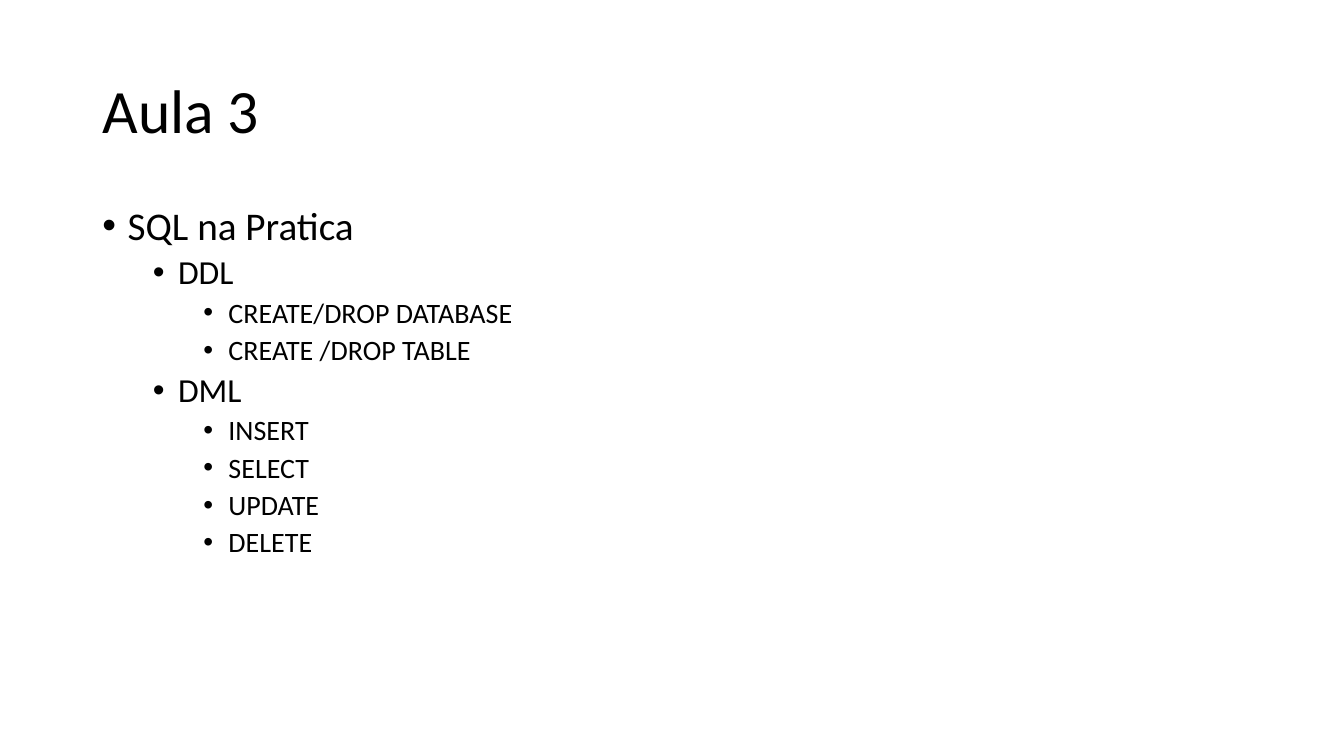
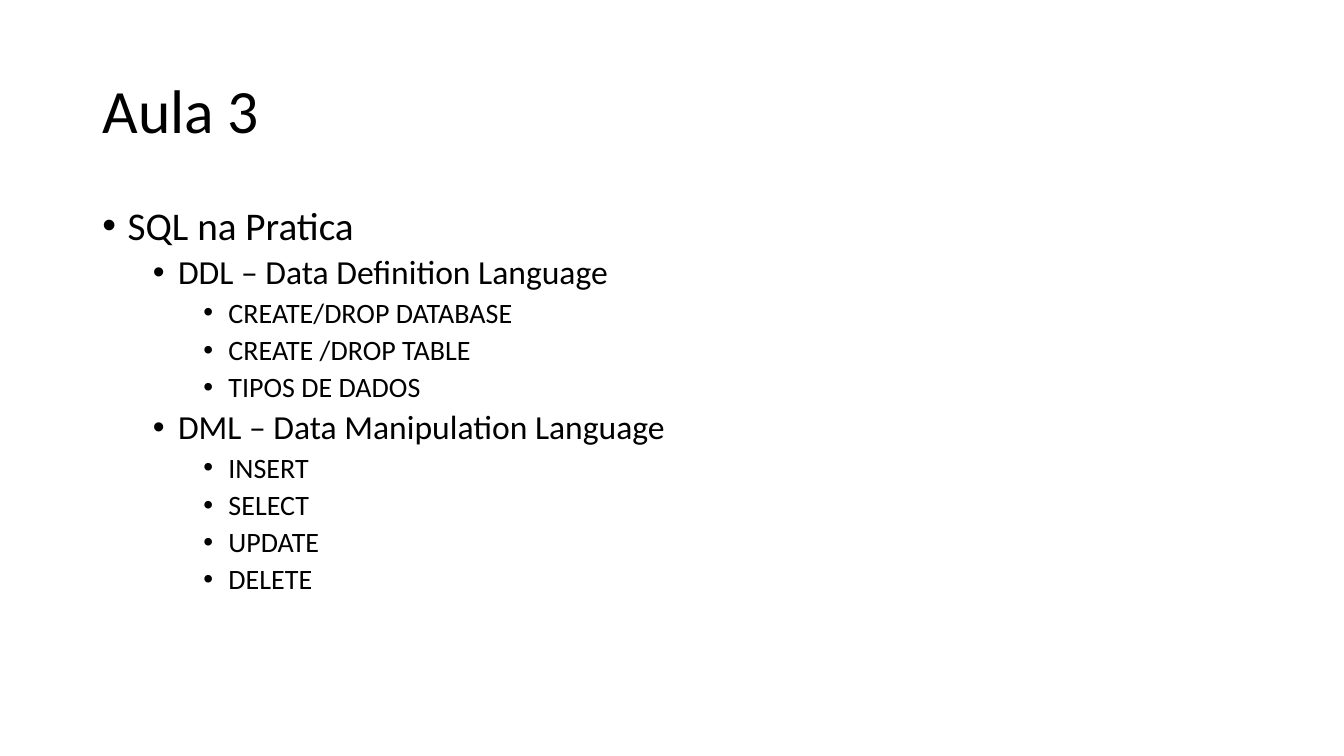
Before and after one commit to finalshareWilliam/learn-db, a slide deck: slide 29 of slides/Curso BD.pptx. Drawn at 1344x756 pixels with LibreOffice and Linux fonts; fonts in the diff are those of the drawing. Boxes give left, top, right and bottom in pixels: in the first picture for what was removed or moved away, otherwise in the second. Text is boxed around its words. In the diff, an @@ line names an element or a change of style, - is before the commit and + after.

Commit message:
Aula4 - inicio

```diff
--- a/slides/Curso BD.pptx
+++ b/slides/Curso BD.pptx
@@ text at bbox=[178, 260, 608, 290]: text changed @@
-  • DDL
+  • DDL – Data Definition Language
@@ text at bbox=[178, 378, 665, 445]: text changed @@
-  • DML
+    • TIPOS DE DADOS
+  • DML – Data Manipulation Language
```
Also in this commit, not shown: 1 other slide changed, 9 other files.
